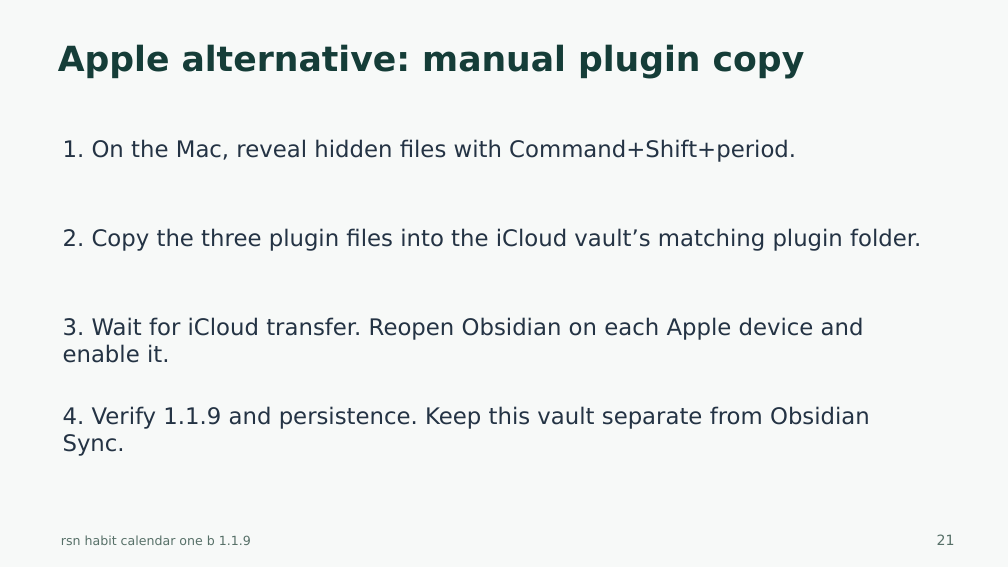
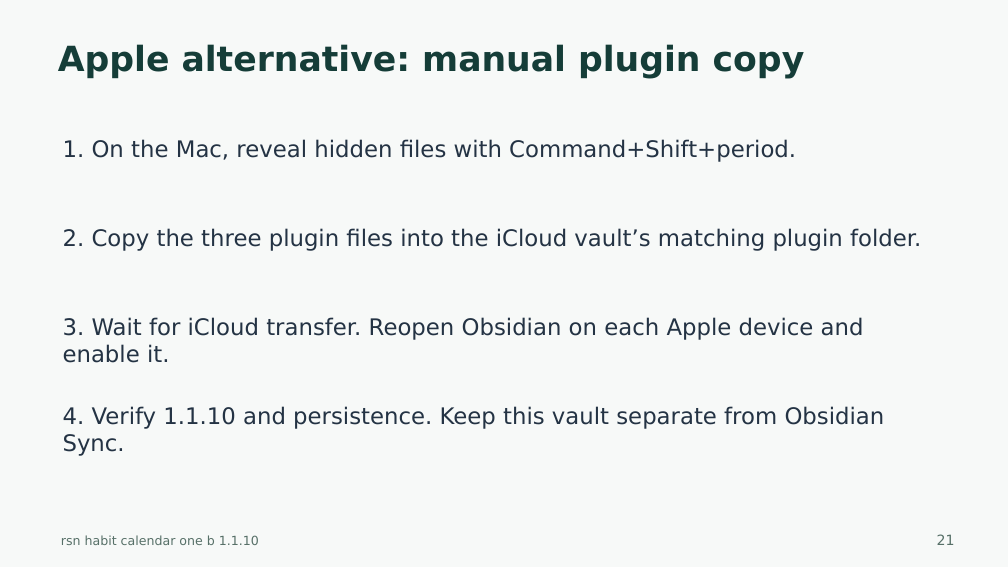
Before and after one commit to harharhari/rsn-habit-tracker-obsidian-plugin, a slide deck: slide 21 of docs/rsn-habit-calendar-one-b-tutorial.pptx. Drawn at 1008x567 pixels with LibreOffice and Linux fonts; fonts in the diff are those of the drawing. Boxes give left, top, right and bottom in pixels: in the first picture for what was removed or moved away, otherwise in the second. Text is boxed around its words. In the diff, an @@ line names an element or a change of style, - is before the commit and + after.

Commit message:
1. Minor modifications including Github 2. Habit Tracker Obsidian Version 1.1.10 3. as on 2026-10-27

```diff
--- a/docs/rsn-habit-calendar-one-b-tutorial.pptx
+++ b/docs/rsn-habit-calendar-one-b-tutorial.pptx
@@ text at <box>63,406,885,456</box>: text changed @@
-4. Verify 1.1.9 and persistence. Keep this vault separate from Obsidian Sync.
+4. Verify 1.1.10 and persistence. Keep this vault separate from Obsidian Sync.
@@ text at <box>61,535,259,545</box>: text changed @@
-rsn habit calendar one b 1.1.9
+rsn habit calendar one b 1.1.10
```
Also in this commit, not shown: 44 other slides changed, 34 other files.
